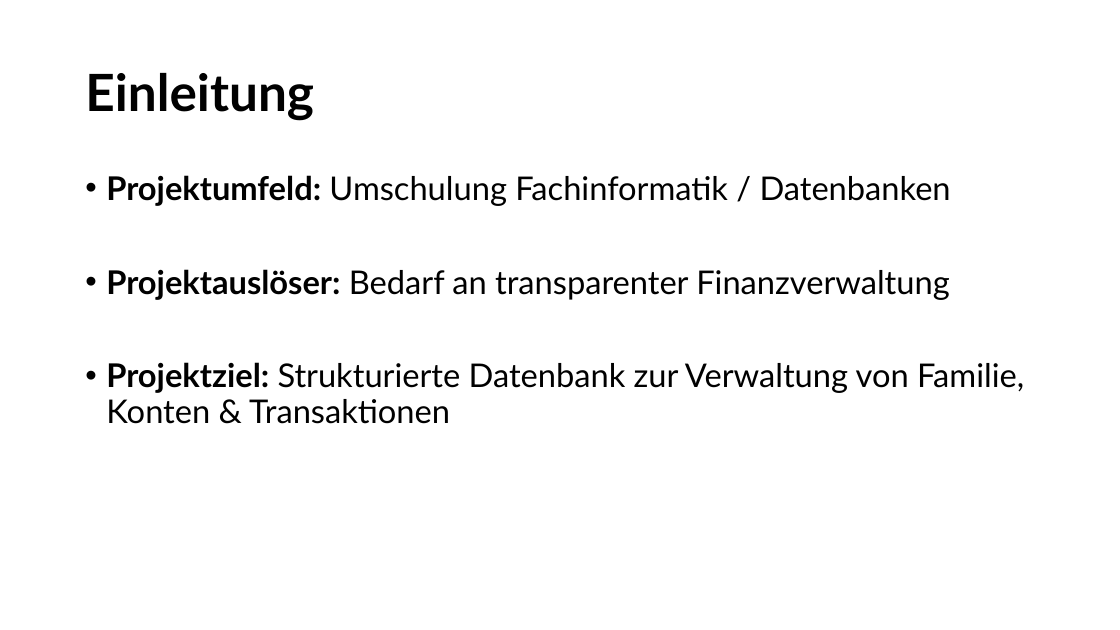
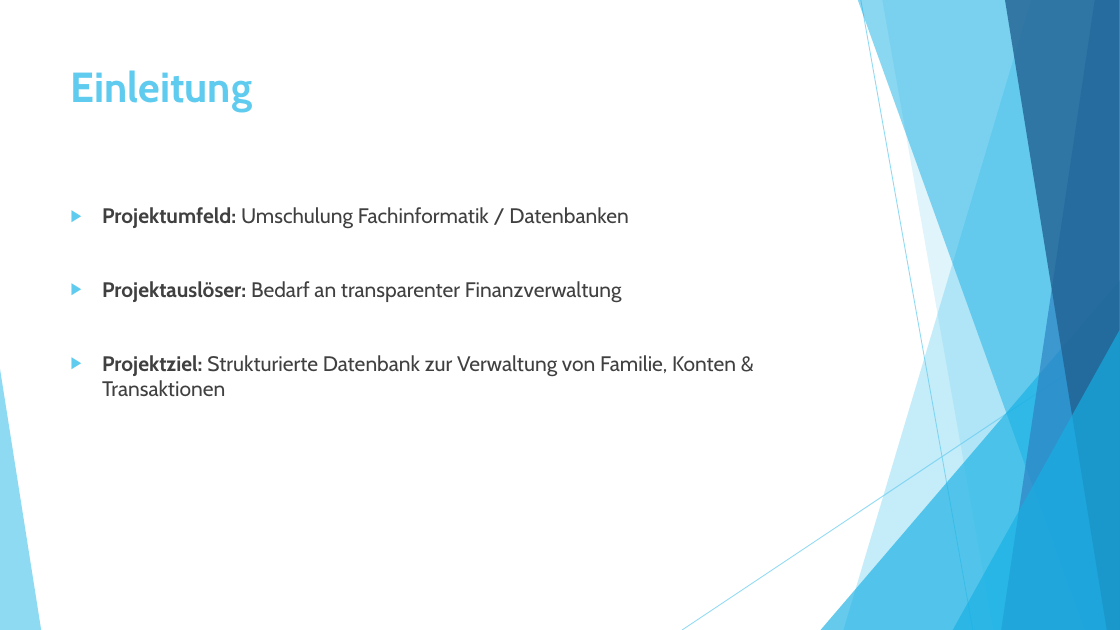
Before and after one commit to MaryGh20/Budgetverwaltungsssystem1, a slide deck: slide 2 of Doc/vorschlag1.pptx. Drawn at 1120x630 pixels with LibreOffice and Linux fonts; fonts in the diff are those of the drawing. Boxes give left, top, right and bottom in pixels: in the first picture for what was removed or moved away, otherwise in the second. Text is boxed around its words. In the diff, an @@ line names an element or a change of style, - is before the commit and + after.

```diff
--- a/Doc/vorschlag1.pptx
+++ b/Doc/vorschlag1.pptx
@@ title "Einleitung": place and size @@
-title "Einleitung" at bbox=[85, 73, 314, 120]
+title "Einleitung" at bbox=[71, 70, 252, 112]
@@ title "Einleitung" at bbox=[71, 70, 252, 112]: size 44 to 36 pt, font Lato to Cabin, text colour #000000 to #5FCBEF; line spacing 0.9 to 1; vertical alignment middle to top @@
@@ text "Projektumfeld: Umschulung Fachinformatik / Datenbanken": place and size @@
-text "Projektumfeld: Umschulung Fachinformatik / Datenbanken" at bbox=[106, 175, 1024, 424]
+text "Projektumfeld: Umschulung Fachinformatik / Datenbanken" at bbox=[102, 207, 736, 396]
@@ text "Projektumfeld: Umschulung Fachinformatik / Datenbanken" at bbox=[102, 207, 736, 396]: size 28 to 18 pt, font Lato to Cabin, text colour #000000 to #404040; bullet • to ▶; line spacing 0.9 to 1 @@
@@ group added at bbox=[0, 0, 1120, 630]: 5 freeform shapes, 3 triangles, 2 lines @@
```
Also in this commit, not shown: 6 other slides changed, 8 slides added, 2 slides removed.
